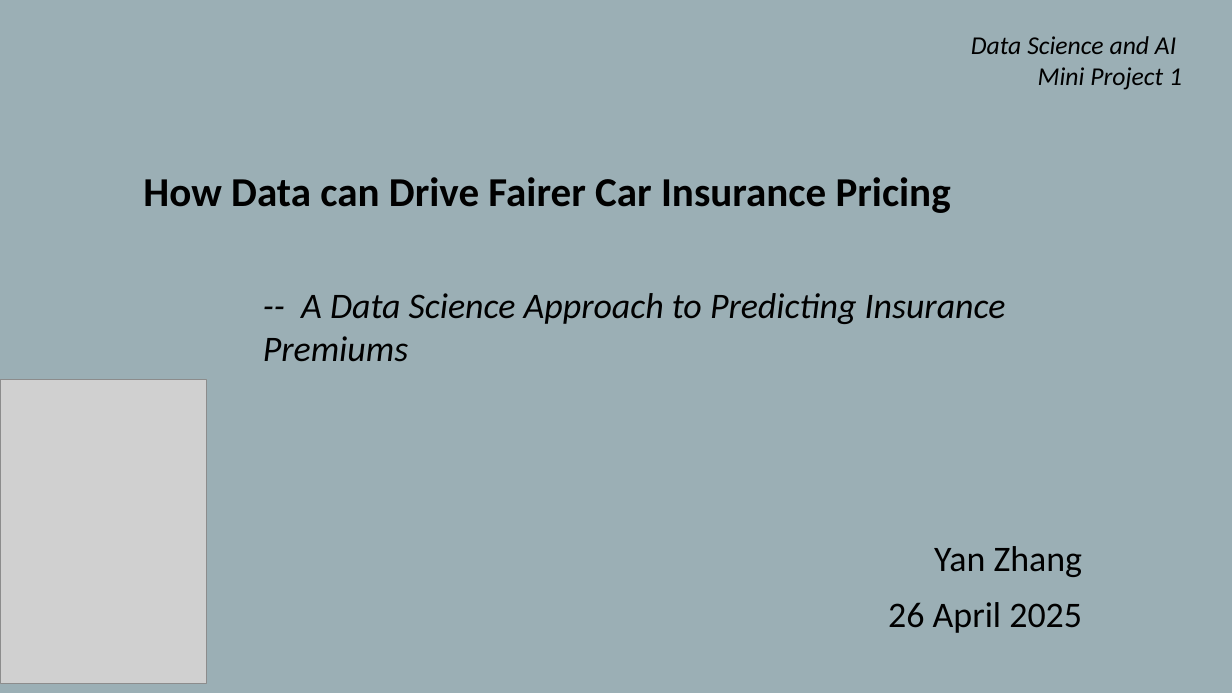
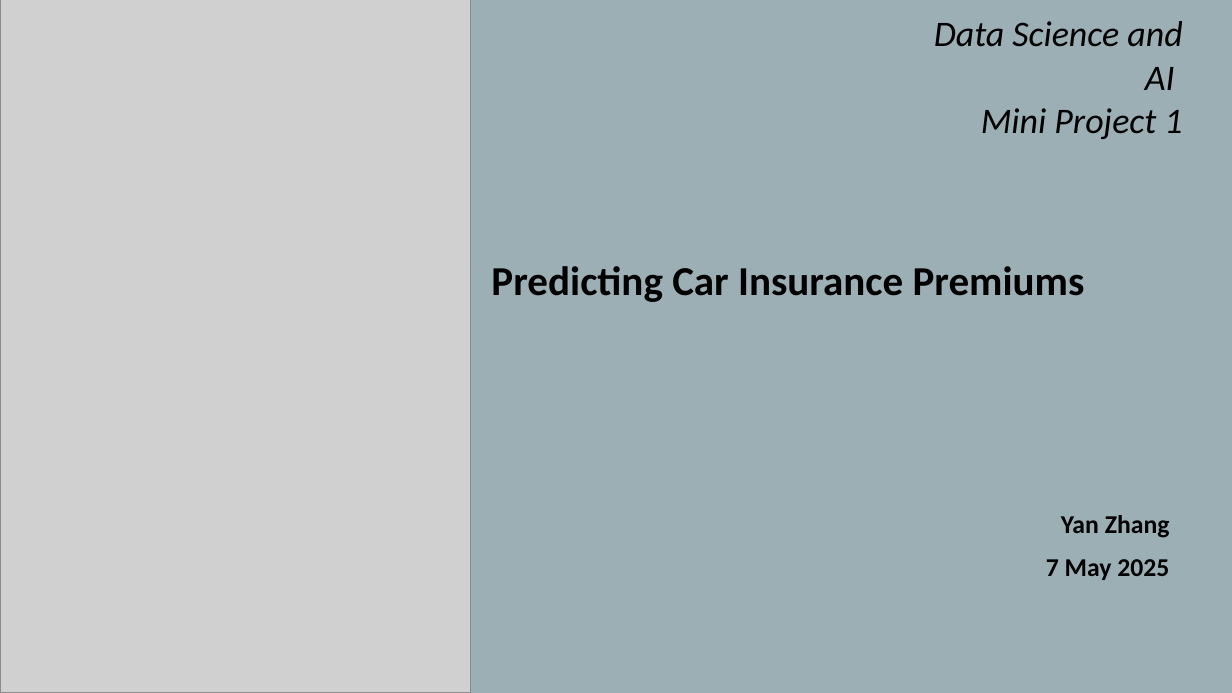
Before and after one commit to Yan1702/IOD17Feb, a slide deck: slide 1 of MiniProject1/MiniProject1_Presentation.pptx. Drawn at 1232x693 pixels with LibreOffice and Linux fonts; fonts in the diff are those of the drawing; grey boxes stand for pictures. Boxes give left, top, right and bottom in pixels: in the first picture for what was removed or moved away, otherwise in the second. Text is boxed around its words. In the diff, an @@ line names an element or a change of style, - is before the commit and + after.

```diff
--- a/MiniProject1/MiniProject1_Presentation.pptx
+++ b/MiniProject1/MiniProject1_Presentation.pptx
@@ picture: place and size @@
-picture at (0, 379, 207, 684)
+picture at (0, 0, 470, 693)
@@ text "Data Science and AI": place and size @@
-text "Data Science and AI" at (971, 36, 1182, 90)
+text "Data Science and AI" at (934, 21, 1182, 139)
@@ text "Data Science and AI" at (934, 21, 1182, 139): size 20 to 28 pt @@
@@ text removed at (143, 177, 951, 213) @@
-How Data can Drive Fairer Car Insurance Pricing
@@ text at (491, 266, 1085, 302): text changed; size 28 to 32 pt; bold on; italic off @@
--- A Data Science Approach to Predicting Insurance Premiums
+Predicting Car Insurance Premiums
@@ subtitle "Yan Zhang": place and size @@
-subtitle "Yan Zhang" at (888, 546, 1083, 633)
+subtitle "Yan Zhang" at (1046, 515, 1170, 580)
@@ subtitle at (1061, 515, 1170, 538): size 28 to 20 pt, bold on in "Yan Zhang" @@
@@ subtitle at (1046, 559, 1169, 580): text changed; size 28 to 20 pt; bold on @@
-26 April 2025
+7 May 2025
```
Also in this commit, not shown: 4 other slides changed.
